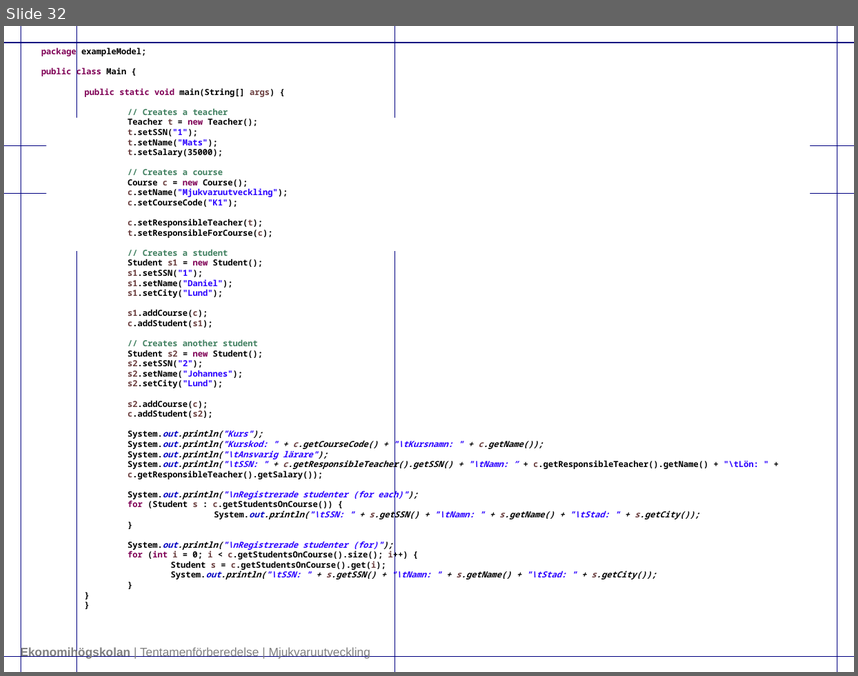
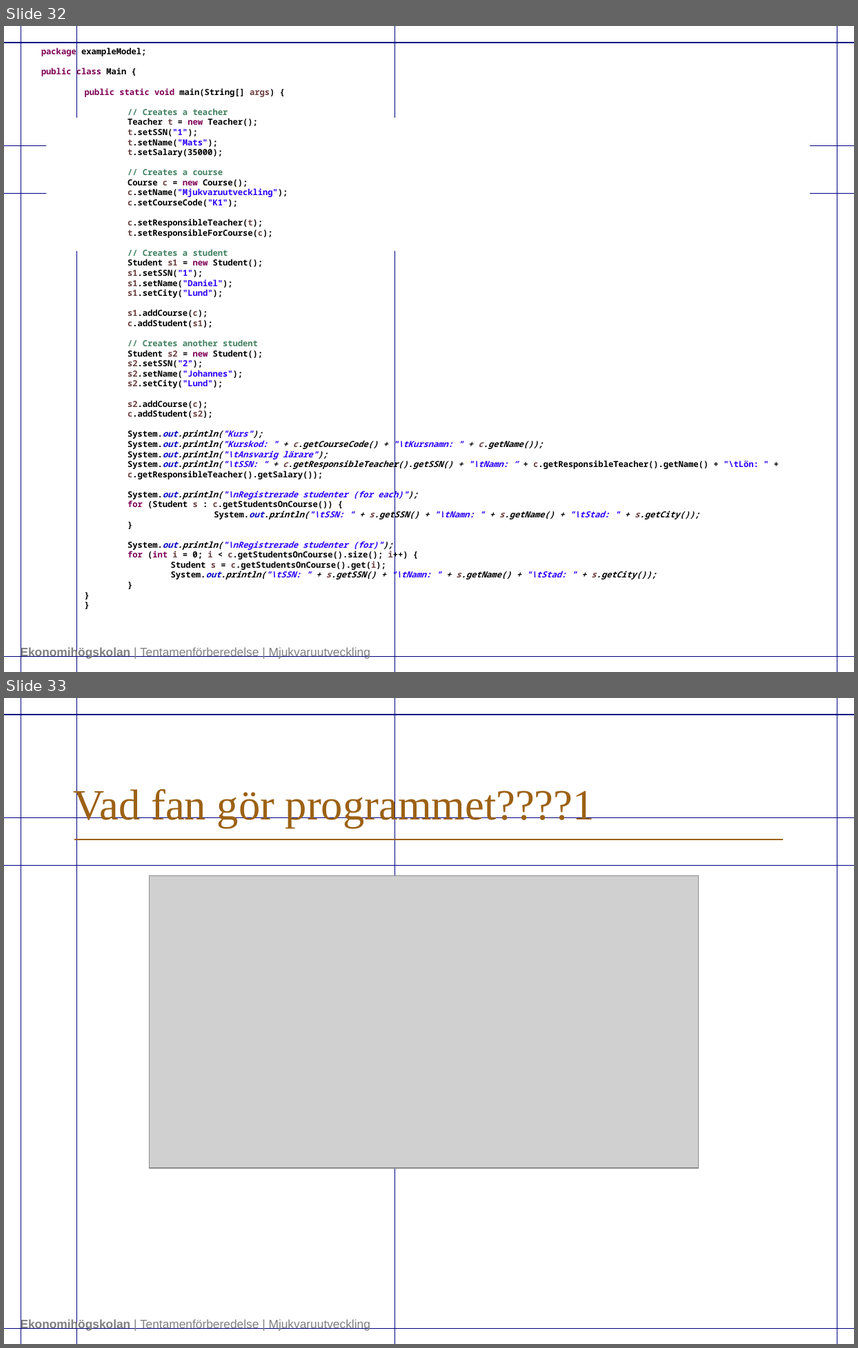
Before and after one commit to submarines-and/Exam-Preparations, a slide deck: Tentamenförberedelse_java_1.0.pptx. Shown one above the other, each under a label of ours: slide 32 before the commit, slides 32 and 33 after it. The pictures are 858x676 and 858x1348 pixels, drawn with LibreOffice and Linux fonts; fonts in the diff are those of the drawing; grey boxes stand for pictures; background and template pictures are left out. Boxes give left, top, right and bottom in pixels: in the first picture for what was removed or moved away, otherwise in the second. Text is boxed around its words. In the diff, an @@ line names an element or a change of style, - is before the commit and + after.

```diff
--- a/Tentamenförberedelse_java_1.0.pptx
+++ b/Tentamenförberedelse_java_1.0.pptx
@@ slide 33 added at (4,698,854,1344), background #FFFFFF; not listed: 9 template elements that a slide beside it also shows @@
@@ title added at (73,785,595,827), 36 pt, text #9C6114 @@
+Vad fan gör programmet????1
@@ line added from (75, 839) to (783, 839), #9C6114 0.75 pt @@
@@ picture added at (149,876,699,1169) @@
```
Also in this commit, not shown: 2 other slides added.
